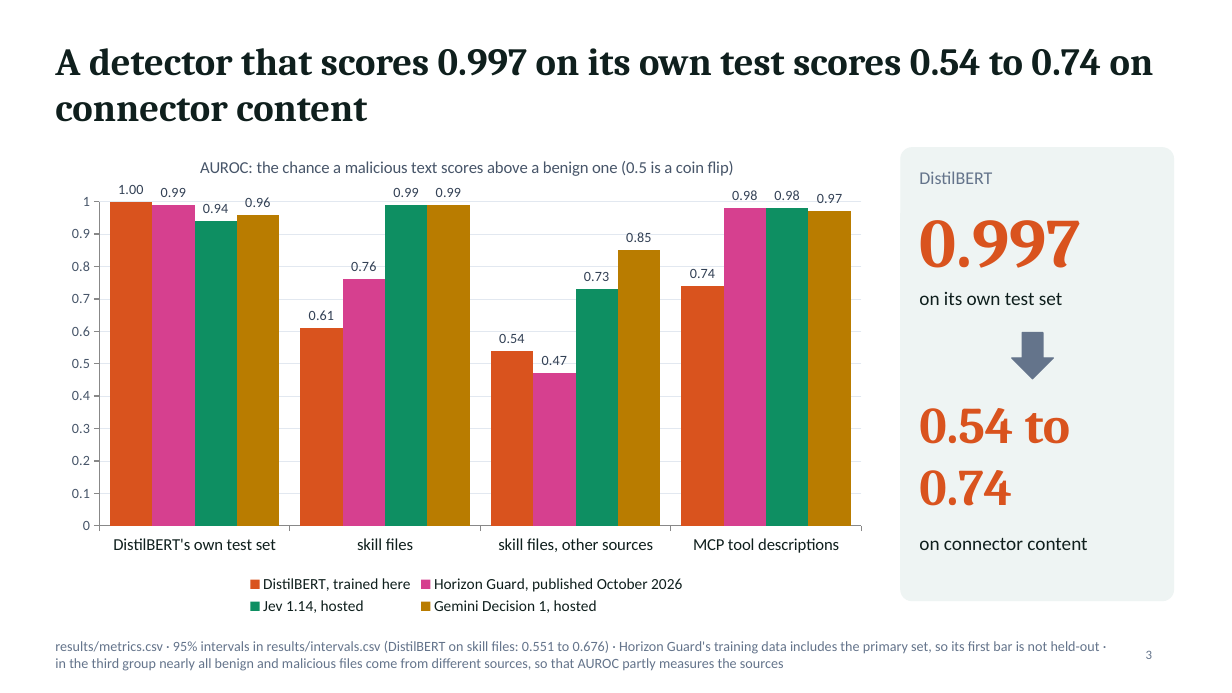
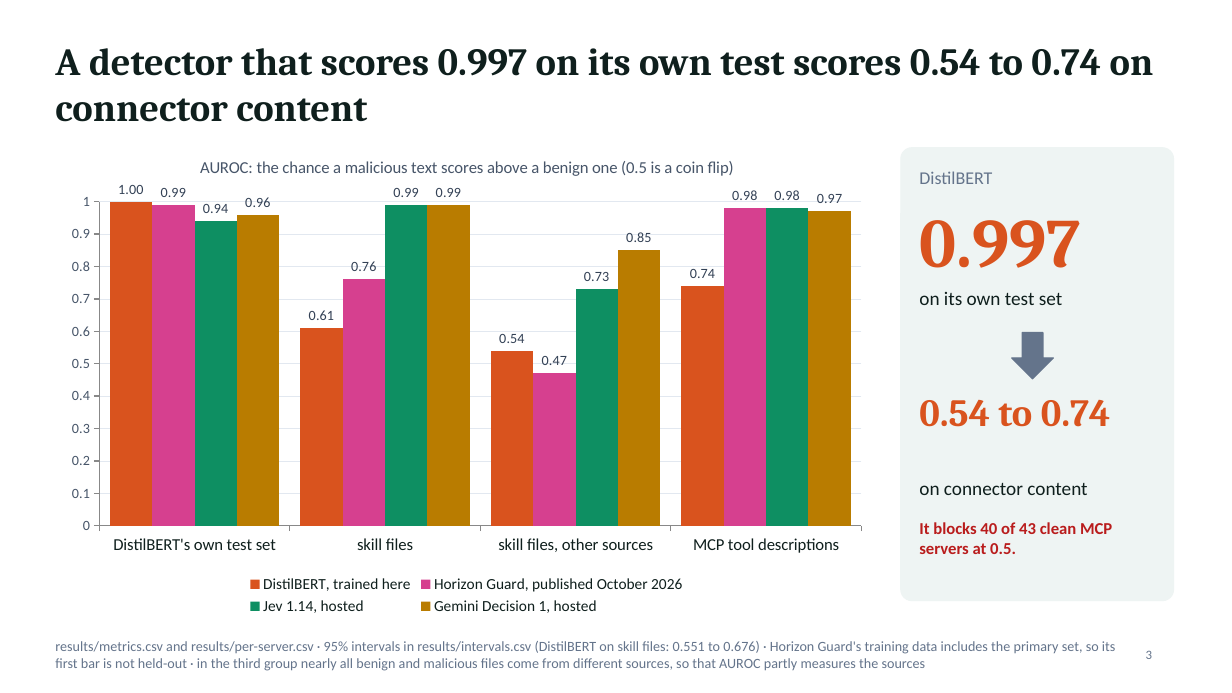
Before and after one commit to jonasneves/connector-gate, a slide deck: slide 3 of slides.pptx. Drawn at 1232x693 pixels with LibreOffice and Linux fonts; fonts in the diff are those of the drawing. Boxes give left, top, right and bottom in pixels: in the first picture for what was removed or moved away, otherwise in the second. Text is boxed around its words. In the diff, an @@ line names an element or a change of style, - is before the commit and + after.

```diff
--- a/slides.pptx
+++ b/slides.pptx
@@ text "0.54 to 0.74" at (919,400,1111,427): size 40 to 30 pt @@
@@ text "on connector content": place and size @@
-text "on connector content" at (919,538,1087,550)
+text "on connector content" at (919,483,1087,495)
@@ text added at (919,522,1112,554), 13 pt, text #B91C1C, bold @@
+It blocks 40 of 43 clean MCP servers at 0.5.
@@ text at (55,641,1115,671): text changed @@
-results/metrics.csv · 95% intervals in results/intervals.csv (DistilBERT on skill files: 0.551 to 0.676) · Horizon Guard's training data includes the primary set, so its first bar is not held-out · in the third group nearly all benign and malicious files come from different sources, so that AUROC partly measures the sources
+results/metrics.csv and results/per-server.csv · 95% intervals in results/intervals.csv (DistilBERT on skill files: 0.551 to 0.676) · Horizon Guard's training data includes the primary set, so its first bar is not held-out · in the third group nearly all benign and malicious files come from different sources, so that AUROC partly measures the sources
```
Also in this commit, not shown: 3 other slides changed, 2 other files.
